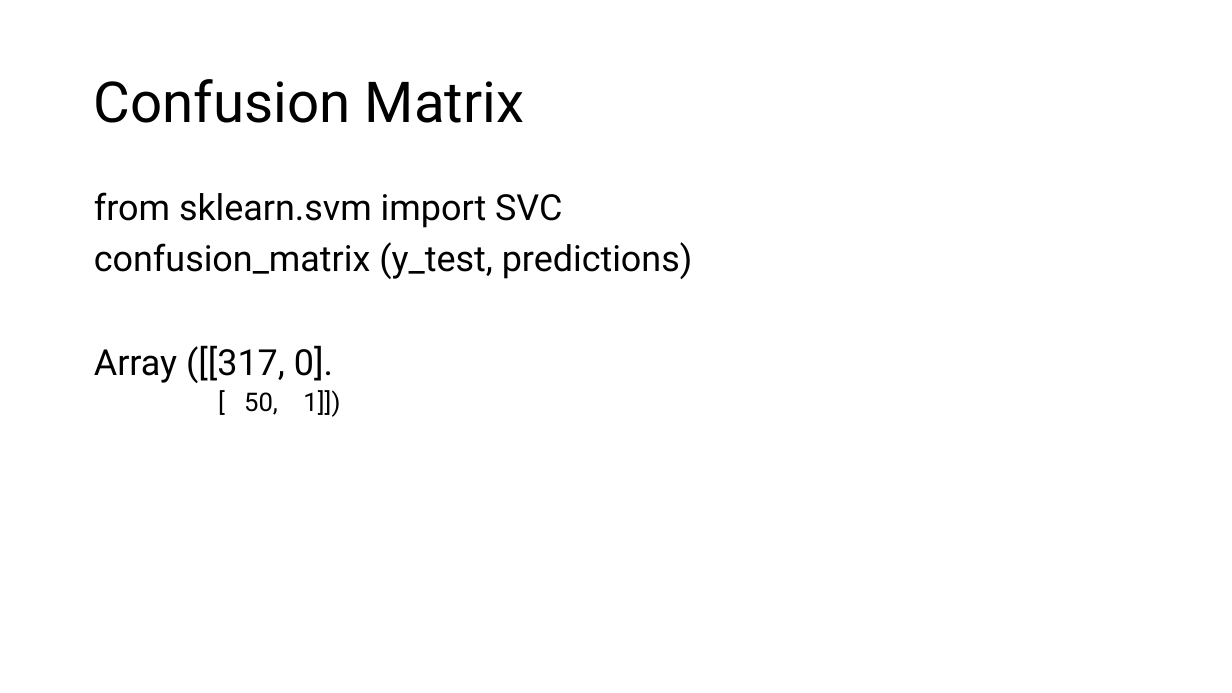
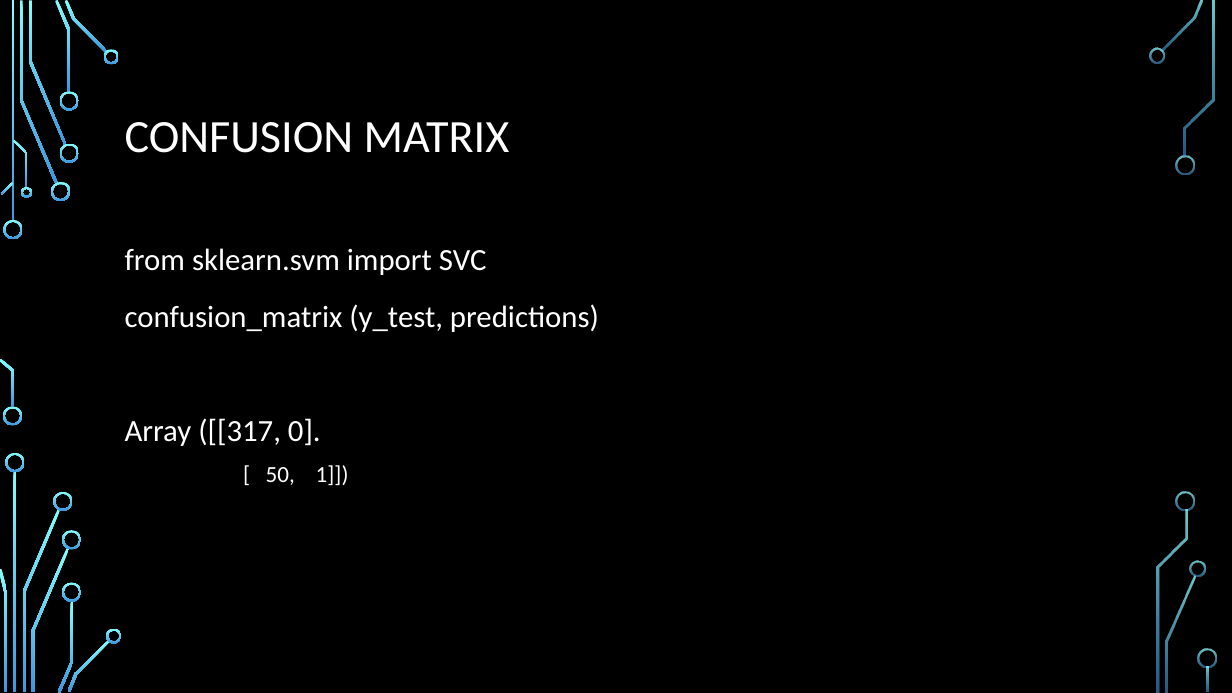
Before and after one commit to ddaniel2024/Project-4, a slide deck: slide 15 of Employee Attrition Prediction Presentation.pptx (slide 12 before the commit). Drawn at 1232x693 pixels with LibreOffice and Linux fonts; fonts in the diff are those of the drawing; background and template pictures are left out. Boxes give left, top, right and bottom in pixels: in the first picture for what was removed or moved away, otherwise in the second. Text is boxed around its words. In the diff, an @@ line names an element or a change of style, - is before the commit and + after.

```diff
--- a/Employee Attrition Prediction Presentation.pptx
+++ b/Employee Attrition Prediction Presentation.pptx
@@ background #FFFFFF to picture (left out) @@
@@ title at <box>125,122,510,153</box>: text changed; size 44 to 36 pt; font Roboto to Calibri; text colour #000000 to #FFFFFF @@
-Confusion Matrix
+CONFUSION MATRIX
@@ text "from sklearn.svm import SVC": place and size @@
-text "from sklearn.svm import SVC" at <box>94,192,693,417</box>
+text "from sklearn.svm import SVC" at <box>125,248,599,485</box>
@@ text "from sklearn.svm import SVC" at <box>125,248,599,485</box>: size 28 to 24 pt, font Roboto to Calibri, text colour #000000 to #FFFFFF; size 20 to 18 pt in "[ 50, 1]])"; line spacing 0.9 to 1.2 @@
@@ group added at <box>0,0,1217,693</box>: 33 freeform shapes, 3 rectangles @@
```
Also in this commit, not shown: 13 other slides changed, 4 slides added, 2 slides removed, 1 other file.
